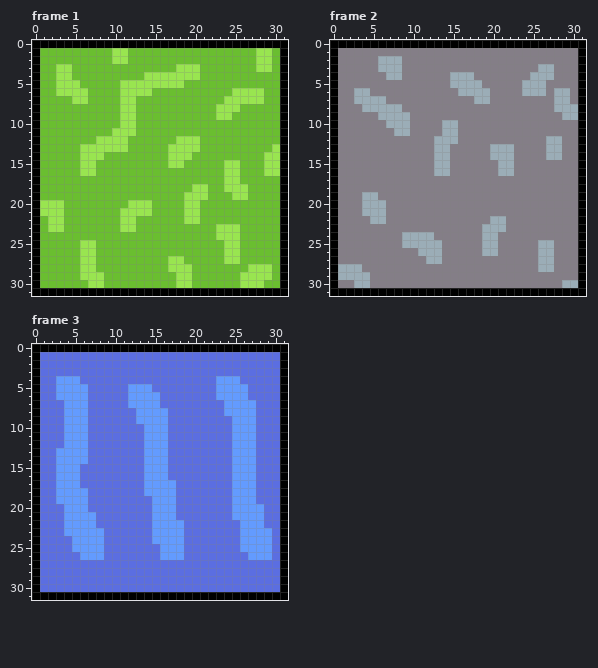
A pixel-art file gets an edit: assets/textures/tiles.ase. That is the earlier state.
32x32 pixels, 3 frames. Shown: frame 1, frame 2, frame 3.
The same view after the edit:
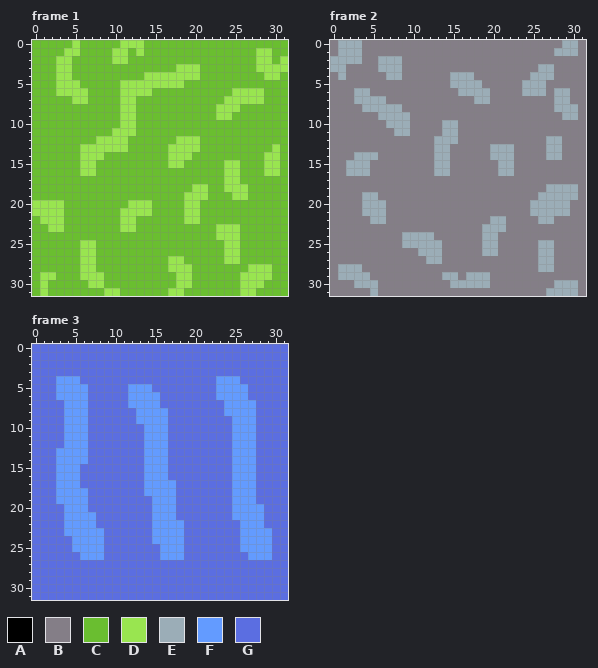
Palette (. is transparent): A #000000  B #847e87  C #6abe30  D #99e550  E #9badb7  F #639bff  G #5b6ee1
Change:
Frame 1:
y 0: x 0..31 AAAAAAAAAAAAAAAAAAAAAAAAAAAAAAAA -> CCCCCDCCCCCDDDCCCCCCCCCCCCCCCCCC
y 1: x 0 A -> C; x 4..5 CC -> DD; x 13 C -> D; x 31 A -> C
y 2: x 0 A -> C; x 3..4 CC -> DD; x 31 A -> D
y 3: x 0 A -> C; x 30..31 CA -> DD
y 4: x 0 A -> C; x 29..31 CCA -> DDC
y 5..19: x 0 A -> C; x 31 A -> C
y 20..21: x 0 A -> D; x 31 A -> C
y 22: x 0..1 AC -> CD; x 31 A -> C
y 23..28: x 0 A -> C; x 31 A -> C
y 29: x 0..2 ACC -> CDD; x 31 A -> C
y 30: x 0..1 AC -> CD; x 31 A -> C
y 31: x 0..31 AAAAAAAAAAAAAAAAAAAAAAAAAAAAAAAA -> CDCCCCCCCDDCCCCCCDDCCCCCCCDDCCCC
Frame 2:
y 0: x 0..31 AAAAAAAAAAAAAAAAAAAAAAAAAAAAAAAA -> BEEEBBBBBBBBBBBBBBBBBBBBBBBBBEEB
y 1: x 0..3 ABBB -> BEEE; x 28..31 BBBA -> EEEB
y 2: x 0..3 ABBB -> EEEE; x 31 A -> B
y 3: x 0..1 AB -> EE; x 31 A -> B
y 4: x 0..1 AB -> BE; x 31 A -> B
y 5..13: x 0 A -> B; x 31 A -> B
y 14: x 0 A -> B; x 3..5 BBB -> EEE; x 31 A -> B
y 15..16: x 0 A -> B; x 2..4 BBB -> EEE; x 31 A -> B
y 17: x 0 A -> B; x 31 A -> B
y 18: x 0 A -> B; x 27..31 BBBBA -> EEEEB
y 19: x 0 A -> B; x 26..31 BBBBBA -> EEEEEB
y 20..21: x 0 A -> B; x 25..29 BBBBB -> EEEEE; x 31 A -> B
y 22: x 0 A -> B; x 26..27 BB -> EE; x 31 A -> B
y 23..28: x 0 A -> B; x 31 A -> B
y 29: x 0 A -> B; x 14..15 BB -> EE; x 17..19 BBB -> EEE; x 31 A -> B
y 30: x 0 A -> B; x 5 B -> E; x 15..19 BBBBB -> EEEEE; x 28 B -> E; x 31 A -> B
y 31: x 0..31 AAAAAAAAAAAAAAAAAAAAAAAAAAAAAAAA -> BBBBBEBBBBBBBBBBBBBBBBBBBBBEEEEB
Frame 3:
y 0: x 0..31 AAAAAAAAAAAAAAAAAAAAAAAAAAAAAAAA -> GGGGGGGGGGGGGGGGGGGGGGGGGGGGGGGG
y 1..30: x 0 A -> G; x 31 A -> G
y 31: x 0..31 AAAAAAAAAAAAAAAAAAAAAAAAAAAAAAAA -> GGGGGGGGGGGGGGGGGGGGGGGGGGGGGGGG
Boxes around the changes in both pictures, in picture pixels (x1, y1, x2, y2):
changed: (32, 40, 288, 296)
changed: (330, 40, 586, 296)
changed: (32, 344, 288, 600)
